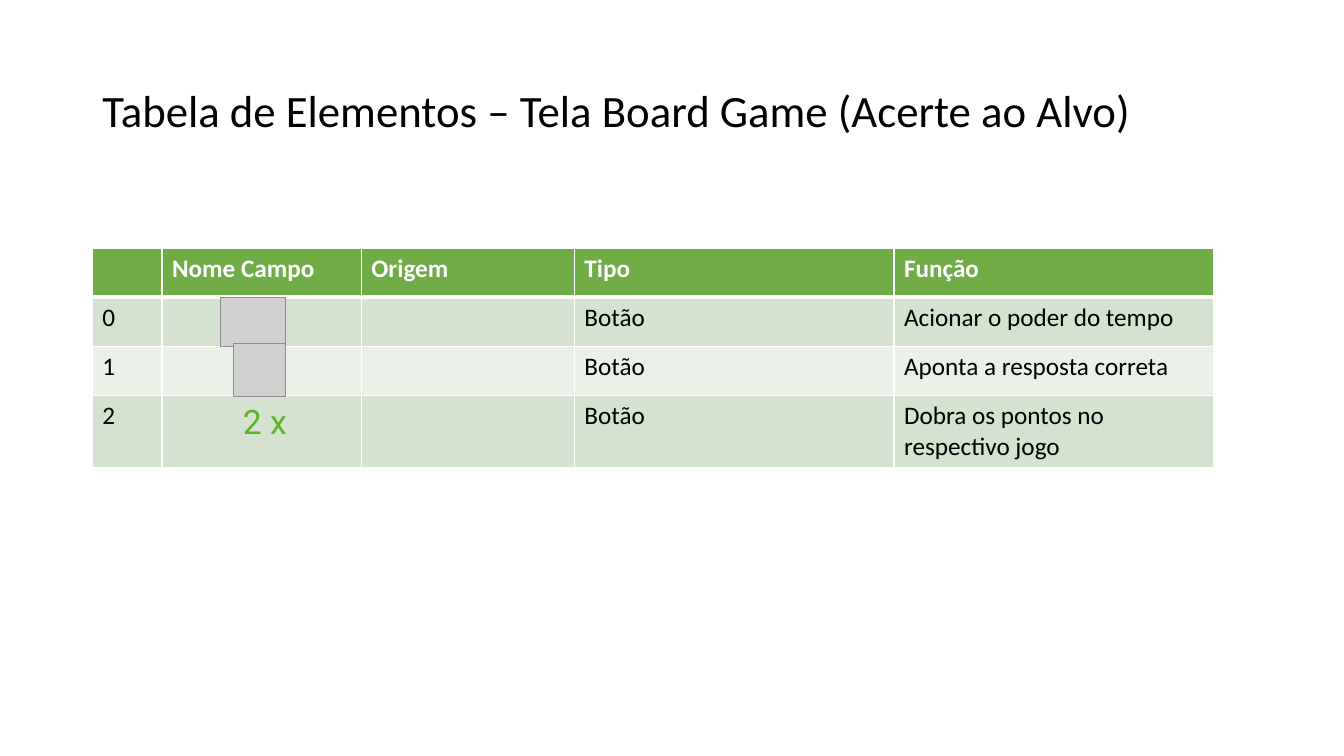
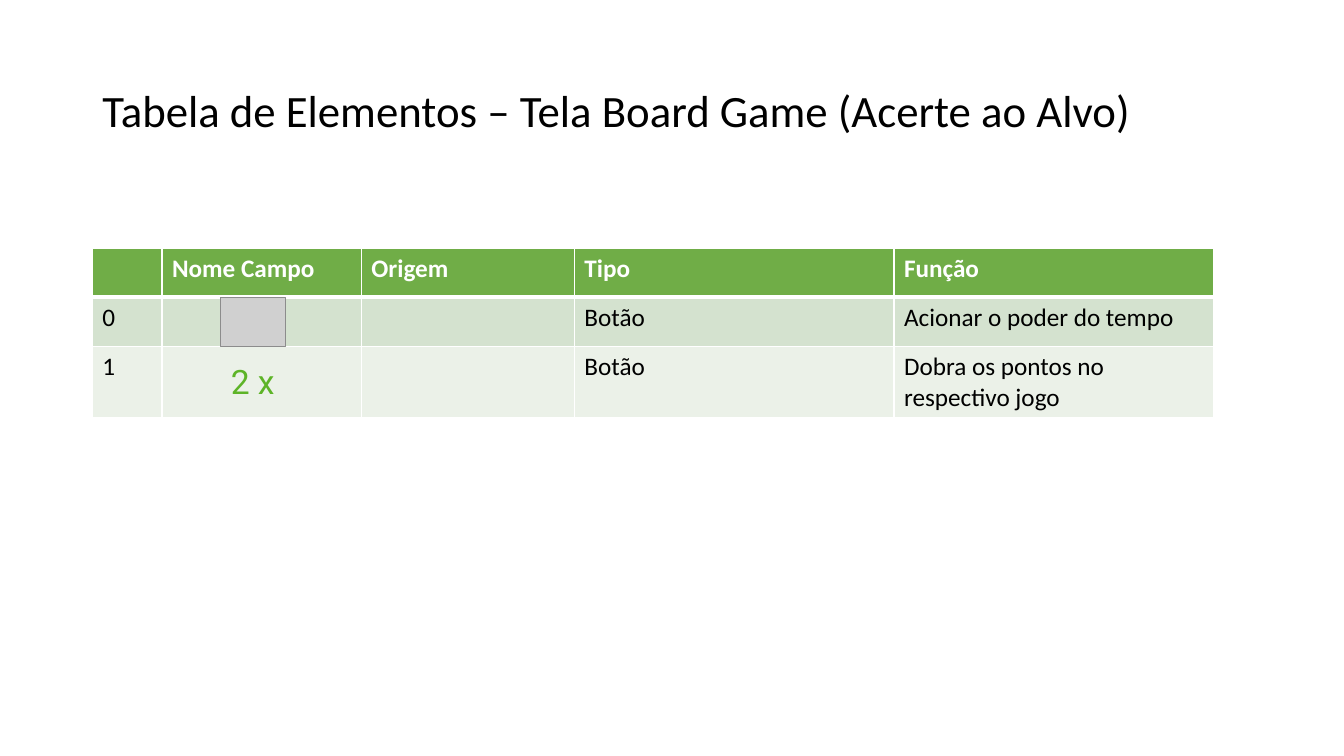
Before and after one commit to NathanReis/FTT-Recicla, a slide deck: slide 23 of DocumentacaoProjeto/Protótipo_Visual.pptx (slide 27 before the commit). Drawn at 1344x756 pixels with LibreOffice and Linux fonts; fonts in the diff are those of the drawing; grey boxes stand for pictures. Boxes give left, top, right and bottom in pixels: in the first picture for what was removed or moved away, otherwise in the second. Text is boxed around its words. In the diff, an @@ line names an element or a change of style, - is before the commit and + after.

```diff
--- a/DocumentacaoProjeto/Protótipo_Visual.pptx
+++ b/DocumentacaoProjeto/Protótipo_Visual.pptx
@@ table at box(93, 248, 1214, 417) @@
-row 3: 1 |  |  | Botão | Aponta a resposta correta
-row 4: 2 |  |  | Botão | Dobra os pontos no respectivo jogo
+row 3: 1 |  |  | Botão | Dobra os pontos no respectivo jogo
@@ text "2 x": place and size @@
-text "2 x" at box(243, 410, 287, 434)
+text "2 x" at box(231, 370, 275, 394)
@@ picture removed at box(233, 344, 285, 396) @@
```
Also in this commit, not shown: 10 other slides changed, 4 slides removed.
